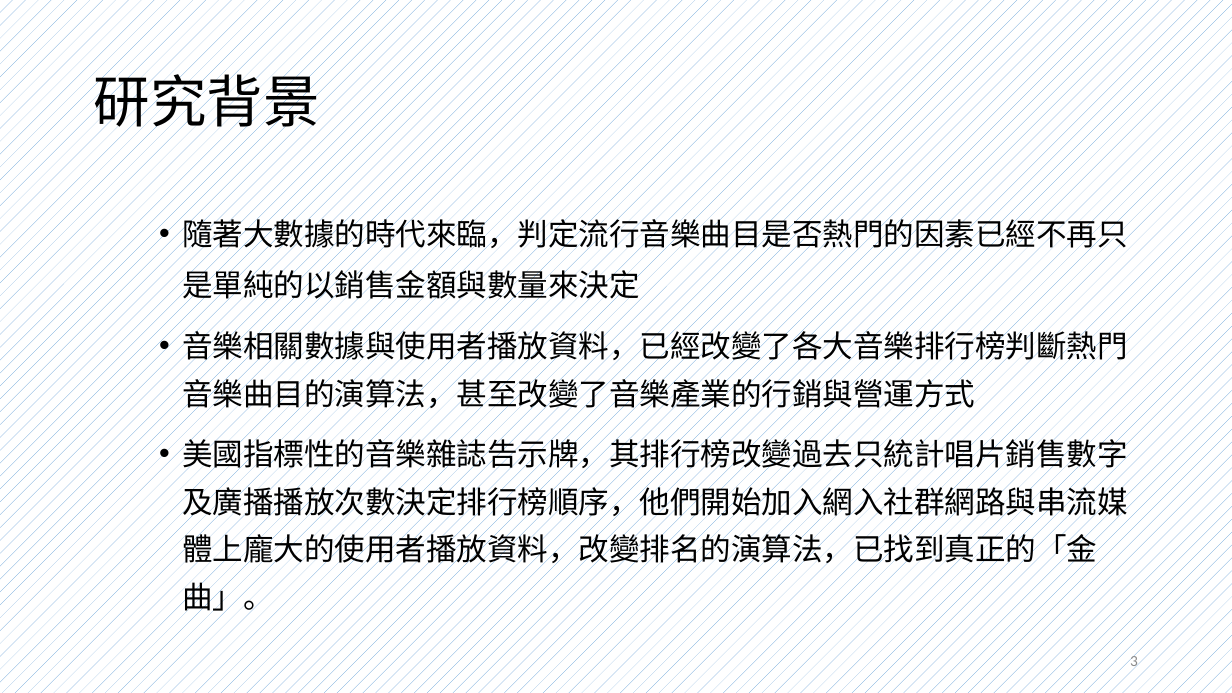
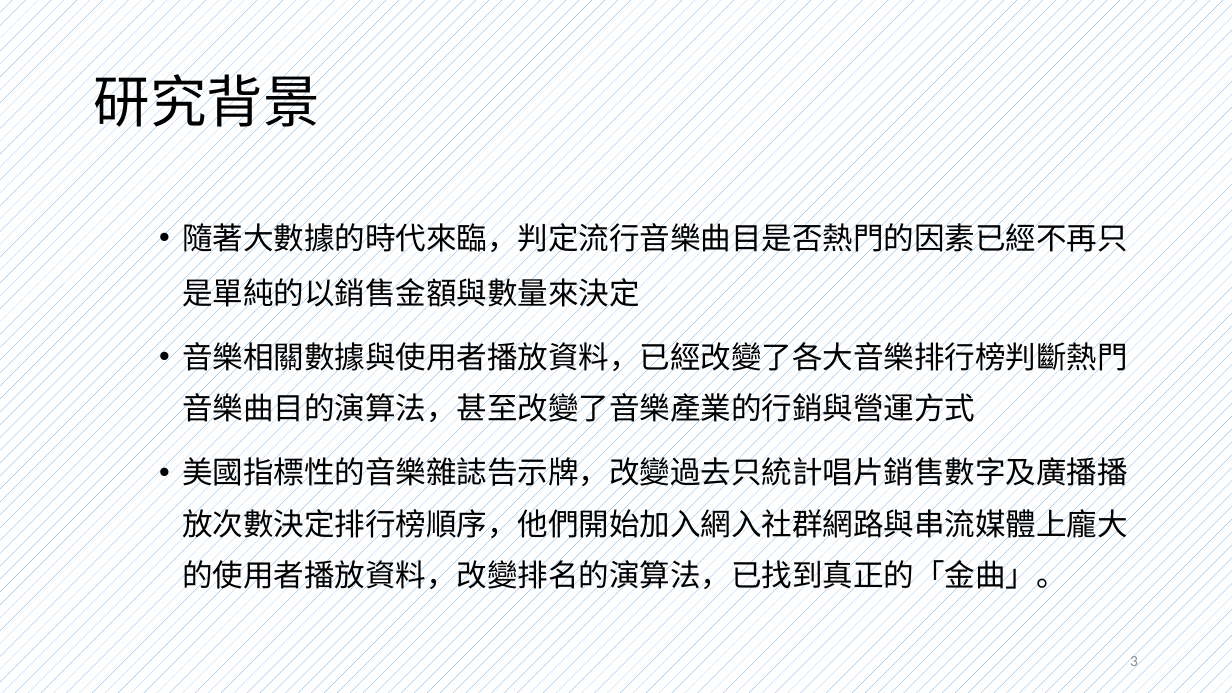
Before and after one commit to p988744/paper, a slide deck: slide 3 of 2015口試.pptx. Drawn at 1232x693 pixels with LibreOffice and Linux fonts; fonts in the diff are those of the drawing. Boxes give left, top, right and bottom in pixels: in the first picture for what was removed or moved away, otherwise in the second. Text is boxed around its words. In the diff, an @@ line names an element or a change of style, - is before the commit and + after.

```diff
--- a/2015口試.pptx
+++ b/2015口試.pptx
@@ text at bbox=[182, 218, 1128, 427]: line spacing 1.4 to 1.5; line spacing 1.3 to 1.4 @@
@@ text at bbox=[182, 453, 1128, 594]: text changed @@
-• 美國指標性的音樂雜誌告示牌，其排行榜改變過去只統計唱片銷售數字及廣播播放次數決定排行榜順序，他們開始加入網入社群網路與串流媒體上龐大的使用者播放資料，改變排名的演算法，已找到真正的「金曲」。
+• 美國指標性的音樂雜誌告示牌，改變過去只統計唱片銷售數字及廣播播放次數決定排行榜順序，他們開始加入網入社群網路與串流媒體上龐大的使用者播放資料，改變排名的演算法，已找到真正的「金曲」。
```
Also in this commit, not shown: 3 other slides changed, 2 other files.
